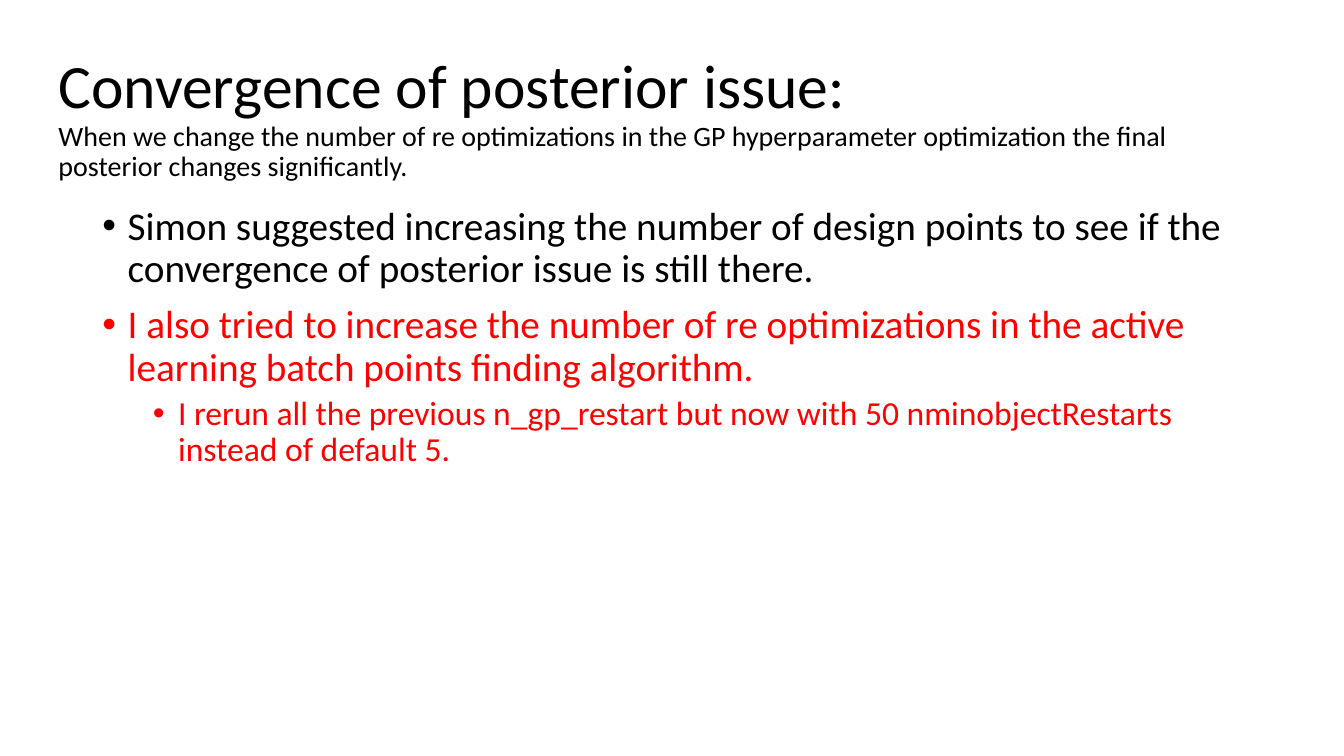
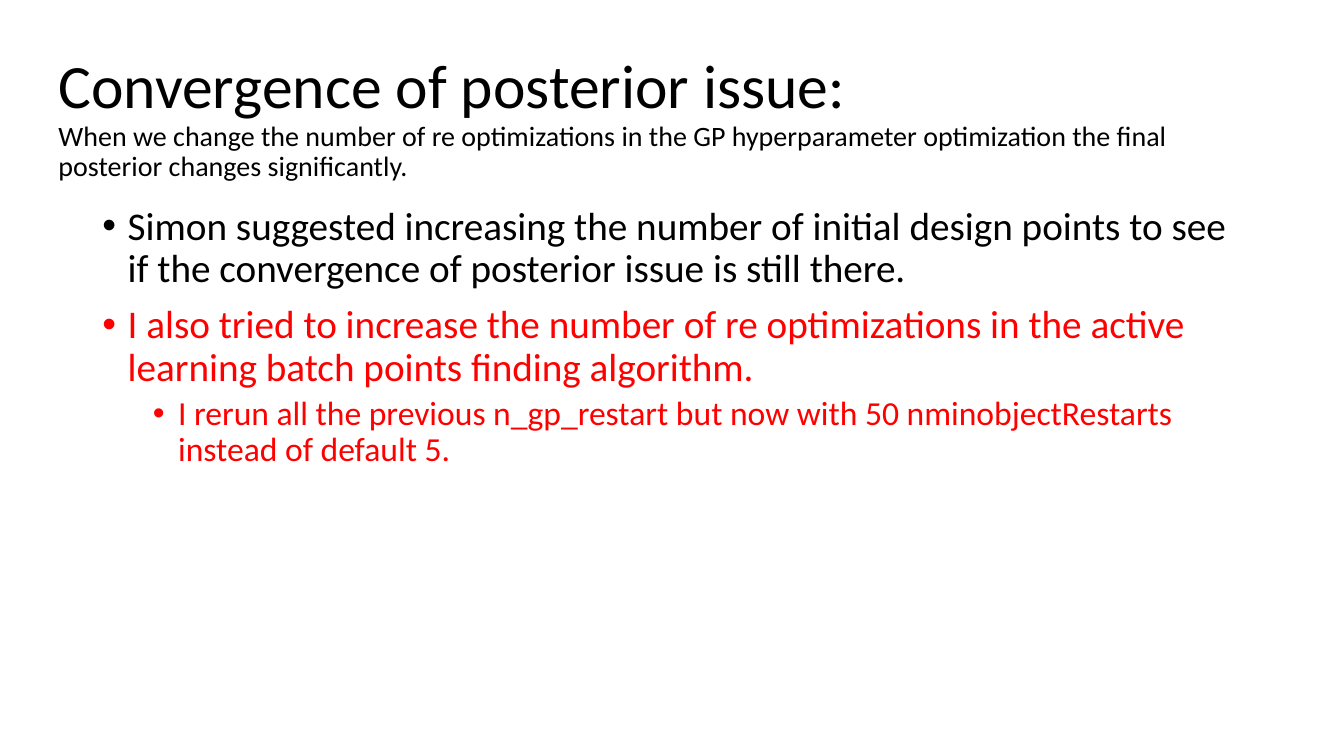
Before and after one commit to j-f-paquet/parton_energy_loss_qcd_bjorken, a slide deck: slide 8 of Notes/approx_convergence_v1.pptx. Drawn at 1344x756 pixels with LibreOffice and Linux fonts; fonts in the diff are those of the drawing. Boxes give left, top, right and bottom in pixels: in the first picture for what was removed or moved away, otherwise in the second. Text is boxed around its words. In the diff, an @@ line names an element or a change of style, - is before the commit and + after.

```diff
--- a/Notes/approx_convergence_v1.pptx
+++ b/Notes/approx_convergence_v1.pptx
@@ text at (x1=128, y1=212, x2=1226, y2=289): text changed @@
-• Simon suggested increasing the number of design points to see if the convergence of posterior issue is still there.
+• Simon suggested increasing the number of initial design points to see if the convergence of posterior issue is still there.
```
Also in this commit, not shown: 1 other slide changed, 1 other file.
